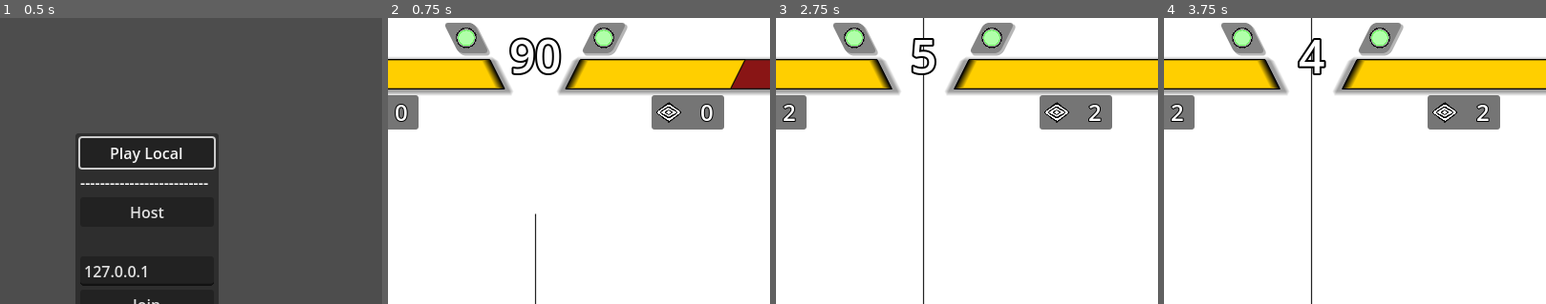
Above: before the commit, frames 1-4 (left to right).
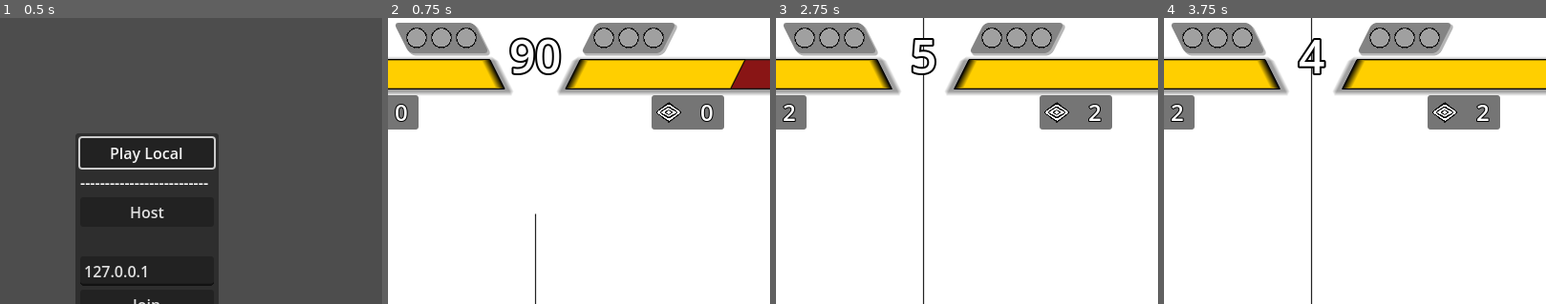
Above: after the commit, the same moments.

Repository: SamBumgardner/spellstrike
Game: Godot game, scene res://network/main.tscn
Two runs of this game, one before a commit and one after it. Both use one fixed random seed, a clock stepped at 60 frames per second and the inputs below.
Inputs (mouse positions are % of the whole screen's width and height, from its top left):
- Up to frame 1 (0.5 s): no input
- Up to frame 2 (0.75 s): click "Play Local" at 0.5 s
- Up to frame 3 (2.75 s): tap Enter at 1.25 s; move the mouse to (72, 45) at 1.27 s; hold Up 1.28-2 s; click (72, 45) at 1.42 s; tap Space at 2 s; drag from (30, 55) to (45, 70) at 2.02 s
- Up to frame 4 (3.75 s): move the mouse to (60, 28) at 2.77 s; hold Up 2.78-3.5 s; tap Enter at 3.5 s; drag from (45, 70) to (75, 70) at 3.52 s
The pictures show only the part of the screen within x 31-81%, y 0-50%; the shares and areas given below are measured in that part.

Frame 1 is identical in both runs. In frame 2, 3.5% of the frame differs, in the area x 2-76%, y 1-14%; in frame 3, 3.5%; in frame 4, 3.5%.

Commit message:
connect round tracker to end-of-round logic
We're doing all of this during rollback sync, so the logic to handle it has to be fancy.

We should be able to terminate rollback sync when the game actually ends which will make handling that situation a little easier.

Diff:
--- a/game/TestGameplay.gd
+++ b/game/TestGameplay.gd
@@ -28,11 +28,11 @@
 @onready var special_counter_2: SpecialCounter = $UI/BattleHUD/SpecialCounter2
 @onready var round_timer_display: RoundTimerDisplay = $UI/BattleHUD/RoundTimerDisplay
 
+@onready var wins_manager: WinsManager = $WinsManager
 @onready var interaction_resolver: InteractionResolver = $InteractionResolver
 @onready var camera_control: CameraControl = $CameraControl
 @onready var round_timer: NetworkTimer = $RoundTimer
 
-var wins_manager: WinsManager = WinsManager.new()
 var players: Array = []
 
 enum Side {
@@ -76,7 +76,9 @@
     wins_manager.play_next_round.connect(_on_play_next_round)
     wins_manager.game_won.connect(win_tracker_1._on_game_won)
     wins_manager.game_won.connect(win_tracker_2._on_game_won)
-    # TODO: connect wins_manager to round display
+
+    for tracker in [$UI/BattleHUD/RoundsTracker, $UI/BattleHUD/RoundsTracker2]:
+        tracker.initialize_rounds(0, MatchOptions.default_rounds_to_win)
 
 func _on_sync_started():
     if match_options == null:
--- a/game/TestGameplay.tscn
+++ b/game/TestGameplay.tscn
@@ -15,6 +15,7 @@
 [ext_resource type="PackedScene" uid="uid://cnrgtvljl7jnx" path="res://ui/SpecialCounter.tscn" id="8_iinh3"]
 [ext_resource type="PackedScene" uid="uid://b31xd5gmlo6uy" path="res://ui/RoundTimerDisplay.tscn" id="9_cdte3"]
 [ext_resource type="PackedScene" uid="uid://bdy1yk1bvbqwg" path="res://ui/menu/Notification.tscn" id="9_rb1s8"]
+[ext_resource type="Script" path="res://WinsManager.gd" id="16_y2clw"]
 
 [sub_resource type="StyleBoxFlat" id="StyleBoxFlat_ustvg"]
 bg_color = Color(0.517184, 0.517184, 0.517184, 1)
@@ -43,7 +44,7 @@
 offset_bottom = 600.0
 theme = ExtResource("2_mo6pi")
 
-[node name="RoundsTracker" parent="UI/BattleHUD" instance=ExtResource("4_p4lva")]
+[node name="RoundsTracker" parent="UI/BattleHUD" node_paths=PackedStringArray("wins_manager") instance=ExtResource("4_p4lva")]
 layout_mode = 1
 anchors_preset = -1
 anchor_top = 0.0
@@ -52,8 +53,9 @@
 offset_right = -456.0
 offset_bottom = 37.0
 grow_vertical = 1
-
-[node name="RoundsTracker2" parent="UI/BattleHUD" instance=ExtResource("4_p4lva")]
+wins_manager = NodePath("../../../WinsManager")
+
+[node name="RoundsTracker2" parent="UI/BattleHUD" node_paths=PackedStringArray("wins_manager") instance=ExtResource("4_p4lva")]
 layout_mode = 1
 anchors_preset = -1
 anchor_top = 0.0
@@ -65,6 +67,8 @@
 grow_horizontal = 1
 grow_vertical = 1
 theme_override_styles/panel = SubResource("StyleBoxFlat_ustvg")
+wins_manager = NodePath("../../../WinsManager")
+tracking_side = 1
 
 [node name="HealthTracker" parent="UI/BattleHUD" instance=ExtResource("2_cvjpa")]
 custom_minimum_size = Vector2(335, 0)
@@ -213,3 +217,6 @@
 one_shot = true
 wait_ticks = 3600
 hash_state = false
+
+[node name="WinsManager" type="Node" parent="."]
+script = ExtResource("16_y2clw")
--- a/game/WinsManager.gd
+++ b/game/WinsManager.gd
@@ -1,4 +1,4 @@
-class_name WinsManager extends RefCounted
+class_name WinsManager extends Node
 
 signal round_won(side: Player.Side)
 signal round_tied()
@@ -18,6 +18,19 @@
     result.resize(Player.Side.size())
     result.fill(0)
     return result
+
+func _ready() -> void:
+    add_to_group("network_sync")
+
+func _save_state() -> Dictionary:
+    return {
+        '_rw': _rounds_won.duplicate(),
+        '_gw': _games_won.duplicate(),
+    }
+
+func _load_state(state: Dictionary) -> void:
+    _rounds_won = state['_rw']
+    _games_won = state['_gw']
 
 func round_completed(winning_player: Player, defeated_players: Array):
     if winning_player != null:
--- a/game/project.godot
+++ b/game/project.godot
@@ -63,6 +63,9 @@
 rollback/classes/network_adaptor="res://addons/godot-rollback-netcode/RPCNetworkAdaptor.gd"
 rollback/classes/message_serializer="res://network/VsMessageSerializer.gd"
 rollback/classes/hash_serializer="res://addons/godot-rollback-netcode/HashSerializer.gd"
+rollback/debug/rollback_ticks=2
+rollback/debug/random_rollback_ticks=2
+rollback/debug/skip_nth_message=3
 
 [rendering]
 
--- a/game/ui/RoundsTracker.tscn
+++ b/game/ui/RoundsTracker.tscn
@@ -27,7 +27,7 @@
 [node name="EmptySlots" type="HBoxContainer" parent="Panel"]
 layout_mode = 2
 
-[node name="TextureRect" type="TextureRect" parent="Panel/EmptySlots"]
+[node name="EmptySlot" type="TextureRect" parent="Panel/EmptySlots"]
 layout_mode = 2
 texture = ExtResource("2_e0gkk")
 expand_mode = 3
@@ -36,7 +36,7 @@
 [node name="RoundWinIcons" type="HBoxContainer" parent="Panel"]
 layout_mode = 2
 
-[node name="TextureRect" type="TextureRect" parent="Panel/RoundWinIcons"]
+[node name="WinIcon" type="TextureRect" parent="Panel/RoundWinIcons"]
 layout_mode = 2
 texture = ExtResource("3_uoe8w")
 expand_mode = 3
--- a/game/ui/rounds_tracker.gd
+++ b/game/ui/rounds_tracker.gd
@@ -1,17 +1,46 @@
 class_name RoundsTracker extends PanelContainer
 
+@export var wins_manager: WinsManager
 @export var tracking_side: Player.Side
 
 @onready var empty_slots_container = $Panel/EmptySlots
 @onready var round_win_container = $Panel/RoundWinIcons
+@onready var empty_slot = $Panel/EmptySlots/EmptySlot
+@onready var win_icon = $Panel/RoundWinIcons/WinIcon
+
+var slots: Array
+var win_icons: Array
 
 var max_rounds: int
-var rounds_won: int = 0
+var rounds_won: int
 
-func _init(starting_won: int = 0, starting_max_rounds = 0) -> void:
+func initialize_rounds(starting_won: int = 0, starting_max_rounds = 1) -> void:
     rounds_won = starting_won
     max_rounds = starting_max_rounds
 
-func _ready() -> void:
-    # use max_rounds to decide how many copies of the texture rect should be created in both containers
-    pass
+    slots = [empty_slot]
+    win_icons = [win_icon]
+
+    assert(empty_slots_container.get_child_count() == 1 and round_win_container.get_child_count() == 1,
+        "Should not call `initialize_rounds` more than once per RoundsTracker object.")
+    for i in max_rounds - 1:
+        var new_slot = empty_slot.duplicate()
+        empty_slots_container.add_child(new_slot)
+        slots.append(new_slot)
+        var new_win_icon = win_icon.duplicate()
+        round_win_container.add_child(new_win_icon)
+        win_icons.append(new_win_icon)
+
+    _update_visible_round_wins()
+
+func _process(_delta: float) -> void:
+    if wins_manager._rounds_won[tracking_side] != rounds_won:
+        rounds_won = wins_manager._rounds_won[tracking_side]
+        _update_visible_round_wins()
+
+func _update_visible_round_wins() -> void:
+    for i in win_icons.size():
+        if i < rounds_won:
+            win_icons[i].show()
+        else:
+            win_icons[i].hide()
Not shown: 1 places in game/TestGameplay.tscn that only renumber resources
